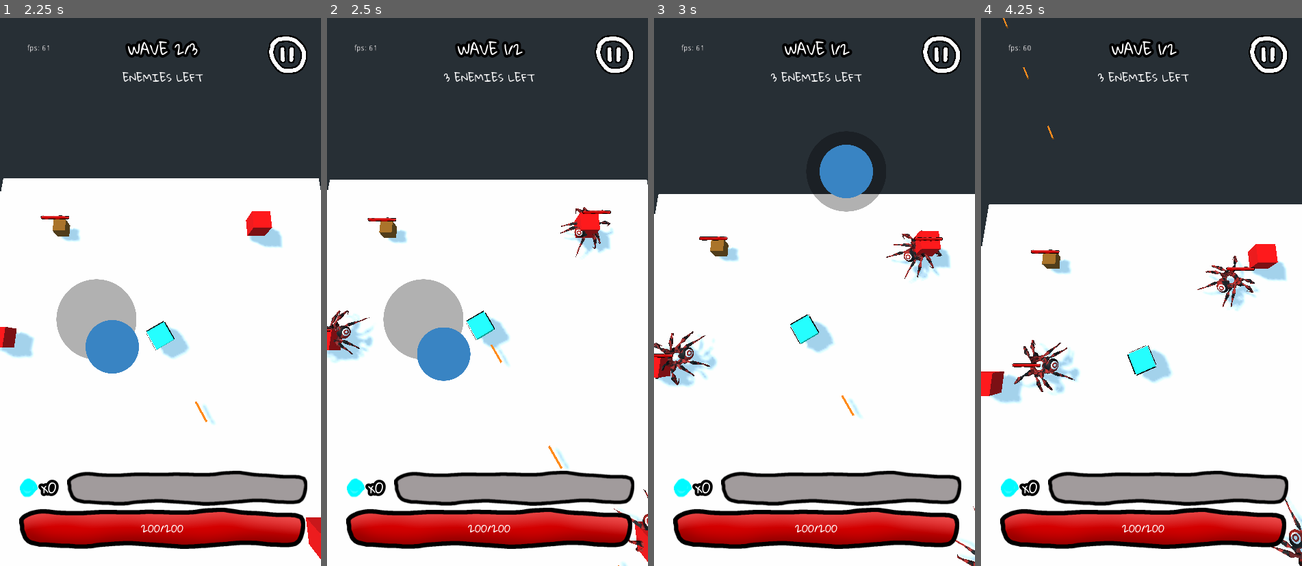
Above: before the commit, frames 1-4 (left to right).
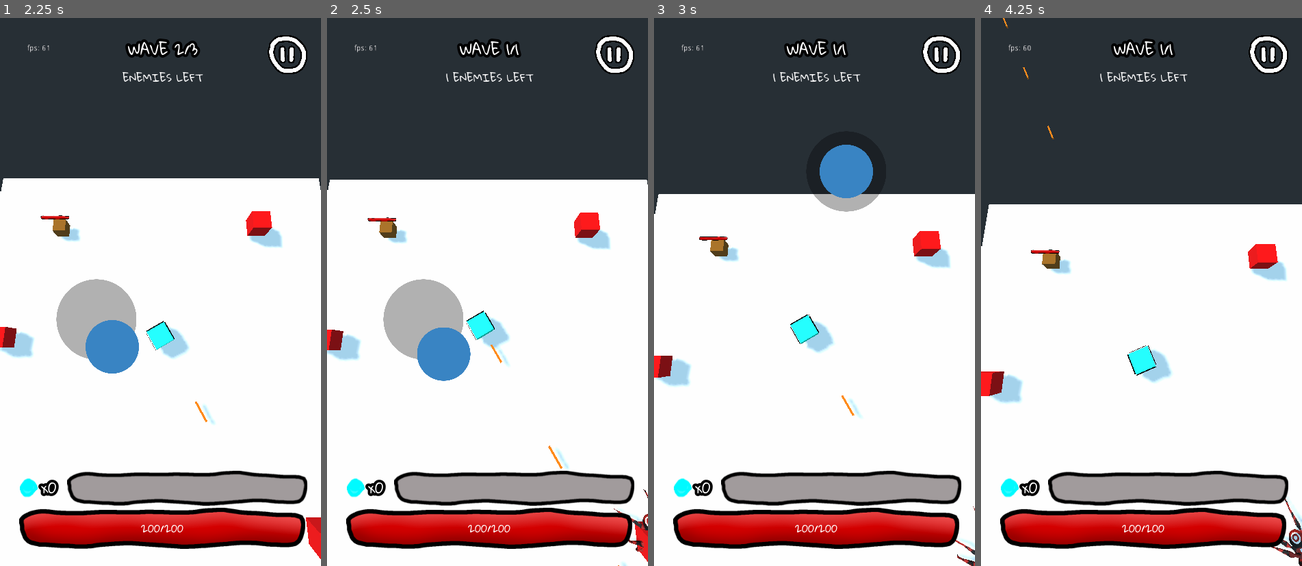
Above: after the commit, the same moments.

Repository: jeffsieu/coma-dash
Game: Godot game, scene res://Scene/Game.tscn
Two runs of this game, one before a commit and one after it. Both use one fixed random seed, a clock stepped at 60 frames per second and the inputs below.
Inputs (mouse positions are in pixels of both pictures, inside the frame that each line leads up to):
- Up to frame 1 (2.25 s): click "PLAY" at 0.5 s; move the mouse to (231, 264) at 1.27 s; click (231, 264) at 1.42 s; drag from (96, 319) to (144, 401) at 2.02 s
- Up to frame 2 (2.5 s): no input
- Up to frame 3 (3 s): move the mouse to (846, 171) at 2.77 s; click (846, 171) at 2.92 s
- Up to frame 4 (4.25 s): drag from (1125, 401) to (1045, 209) at 3.52 s

Frame 1 is identical in both runs. In frame 2, 1.5% of the frame differs, in the area x 0-90%, y 3-63%; in frame 3, 1.9%; in frame 4, 2.3%, in the area x 9-87%, y 3-69%.

Commit message:
Let all collectibles fly to player when level is cleared
Also change Level1 to have only one wave with one mob to make testing
easier

Diff:
--- a/LevelManager/LevelManager.gd
+++ b/LevelManager/LevelManager.gd
@@ -28,12 +28,16 @@
 	_player.connect("health_changed", self, "_on_player_health_changed")
 	_player.connect("fell_off", self, "_on_player_fell_off")
 	loot_manager.connect("player_healed", _player, "on_healed")
+	loot_manager.connect("drops_collected", self, "_on_drops_collected")
 	self.connect("enemy_died", loot_manager, "_on_enemy_died")
 	self.connect("crate_died", loot_manager, "_on_crate_died")
 
 	_start_level()
 
 func _cleared() -> void:
+	loot_manager.collect_all_items()
+
+func _on_drops_collected() -> void:
 	emit_signal("level_cleared", _enemies_died, loot_manager.crystal_count)
 
 func _game_over() -> void:
--- a/LevelManager/LootManager.gd
+++ b/LevelManager/LootManager.gd
@@ -5,14 +5,18 @@
 
 var _level_manager
 var _player
+var _drops := []
+var _cleared = false
 
 var crystal_count := 0
 var exp_count := 0
 
 signal player_healed
+signal drops_collected
 
 func _init(level_manager) -> void:
 	_level_manager = level_manager
+	_player = level_manager.find_node("Player")
 	randomize()
 
 func _on_crate_died(crate: Crate) -> void:
@@ -31,6 +35,7 @@
 	var offset := Vector3((randi() % 10 - 20) / 10.0, 0, (randi() % 20 - 10) / 10.0)
 	item.transform.origin = entity.global_transform.origin + offset
 	_level_manager.add_child(item)
+	_drops.append(item)
 
 func _on_loot_collected(item: Collectible) -> void:
 	match item.TYPE:
@@ -41,4 +46,14 @@
 		Collectible.HEAL:
 			emit_signal("player_healed", item.value)
 
+	_drops.remove(_drops.find(item))
 	_level_manager.on_loot_collected()
+
+	if _cleared and _drops.empty():
+		emit_signal("drops_collected")
+		_cleared = false
+
+func collect_all_items() -> void:
+	_cleared = true
+	for item in _drops:
+		item.fast_fly_to(_player)
--- a/Levels/Level1.gd
+++ b/Levels/Level1.gd
@@ -1,6 +1,6 @@
 extends Level
 
 func _ready() -> void:
-	wave_count = 2
-	mobs_per_wave = 3
+	wave_count = 1
+	mobs_per_wave = 1
 	next_level = "res://Levels/Level2.tscn"
--- a/Loot/Collectible.gd
+++ b/Loot/Collectible.gd
@@ -12,6 +12,7 @@
 signal collected
 
 var _is_flying_to_player := false
+var _fly_fast := false
 var _is_collected := false
 var _animation_delta = 0
 var value: int
@@ -32,7 +33,15 @@
 func _physics_process(delta: float) -> void:
 	if _is_flying_to_player:
 		var distance_to_player = (_player.transform.origin - transform.origin).length()
-		velocity += (_player.transform.origin - transform.origin).normalized() / pow(distance_to_player, 2) * 50
+		var acceleration: Vector3 = (_player.transform.origin - transform.origin).normalized() / pow(distance_to_player, 2)
+
+		if _fly_fast:
+			acceleration *= 250
+		else:
+			acceleration *= 50
+
+		velocity += acceleration
+
 	velocity *= pow(DAMPING_FACTOR, delta)
 	move_and_slide(velocity)
 	_animate_hover(delta)
@@ -50,7 +59,11 @@
 
 func fly_to(player) -> void:
 	_is_flying_to_player = true
-	self._player = player
+	_player = player
+
+func fast_fly_to(player) -> void:
+	_fly_fast = true
+	fly_to(player)
 
 func _die() -> void:
 	_is_collected =  true
